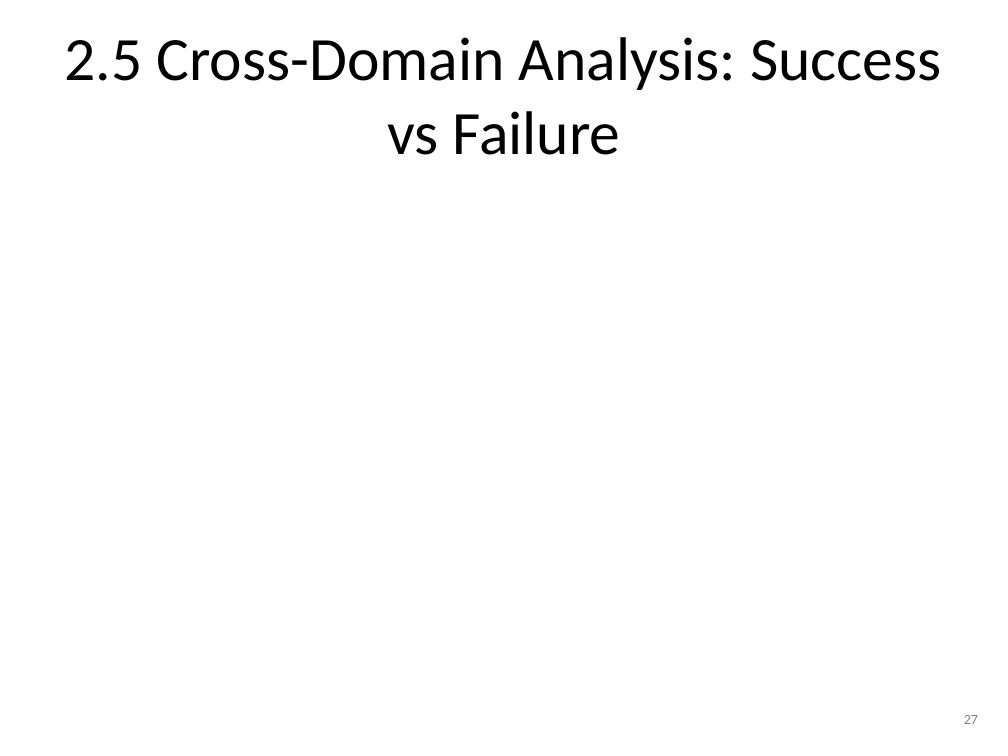
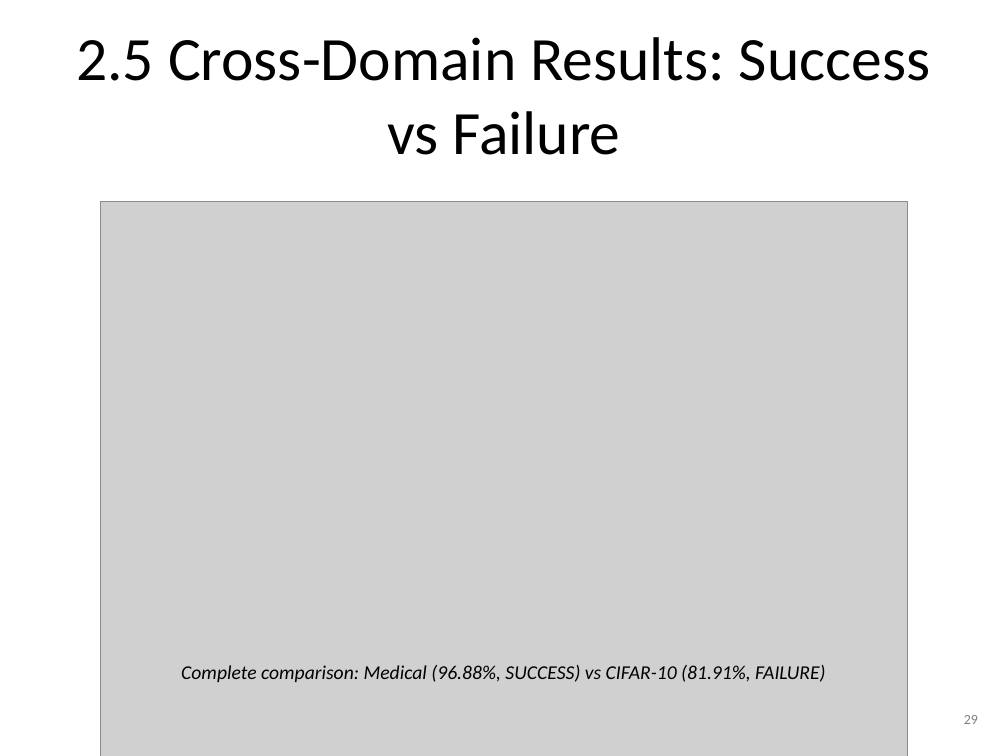
Before and after one commit to amine-dubs/dio-optimization, a slide deck: slide 29 of Presentation/DIO_Research_Presentation_v2.pptx (slide 27 before the commit). Drawn at 1008x756 pixels with LibreOffice and Linux fonts; fonts in the diff are those of the drawing; grey boxes stand for pictures. Boxes give left, top, right and bottom in pixels: in the first picture for what was removed or moved away, otherwise in the second. Text is boxed around its words. In the diff, an @@ line names an element or a change of style, - is before the commit and + after.

```diff
--- a/Presentation/DIO_Research_Presentation_v2.pptx
+++ b/Presentation/DIO_Research_Presentation_v2.pptx
@@ title at <box>76,37,930,155</box>: text changed @@
-2.5 Cross-Domain Analysis: Success vs Failure
+2.5 Cross-Domain Results: Success vs Failure
@@ picture added at <box>101,202,907,756</box> @@
@@ text added at <box>181,665,825,682</box>, 14 pt, text #000000, italic @@
+Complete comparison: Medical (96.88%, SUCCESS) vs CIFAR-10 (81.91%, FAILURE)
@@ text at <box>964,715,978,724</box>: text changed @@
-27
+29
```
Also in this commit, not shown: 16 other slides changed, 3 slides added, 1 slide removed, 24 other files.
